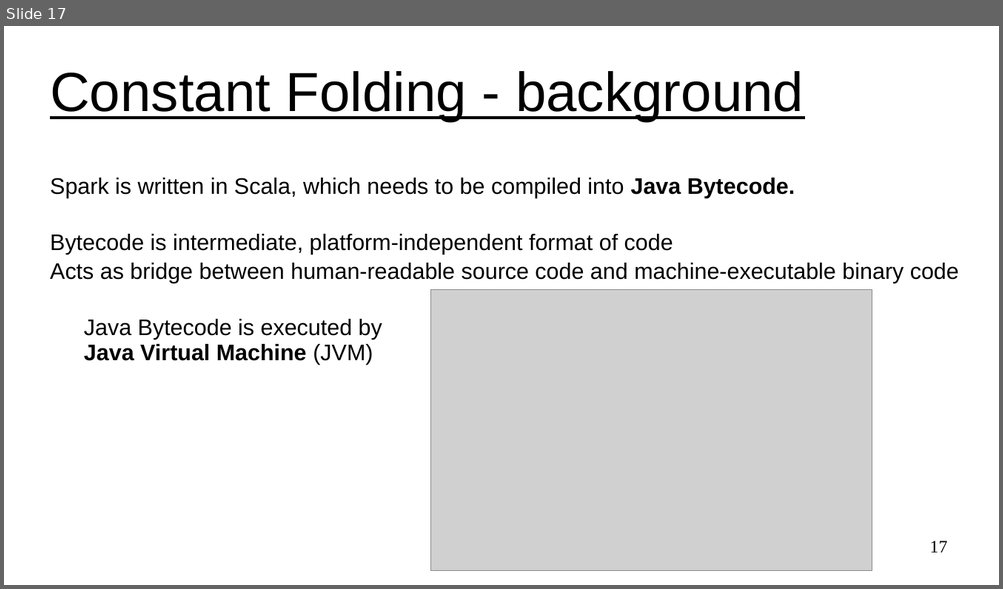
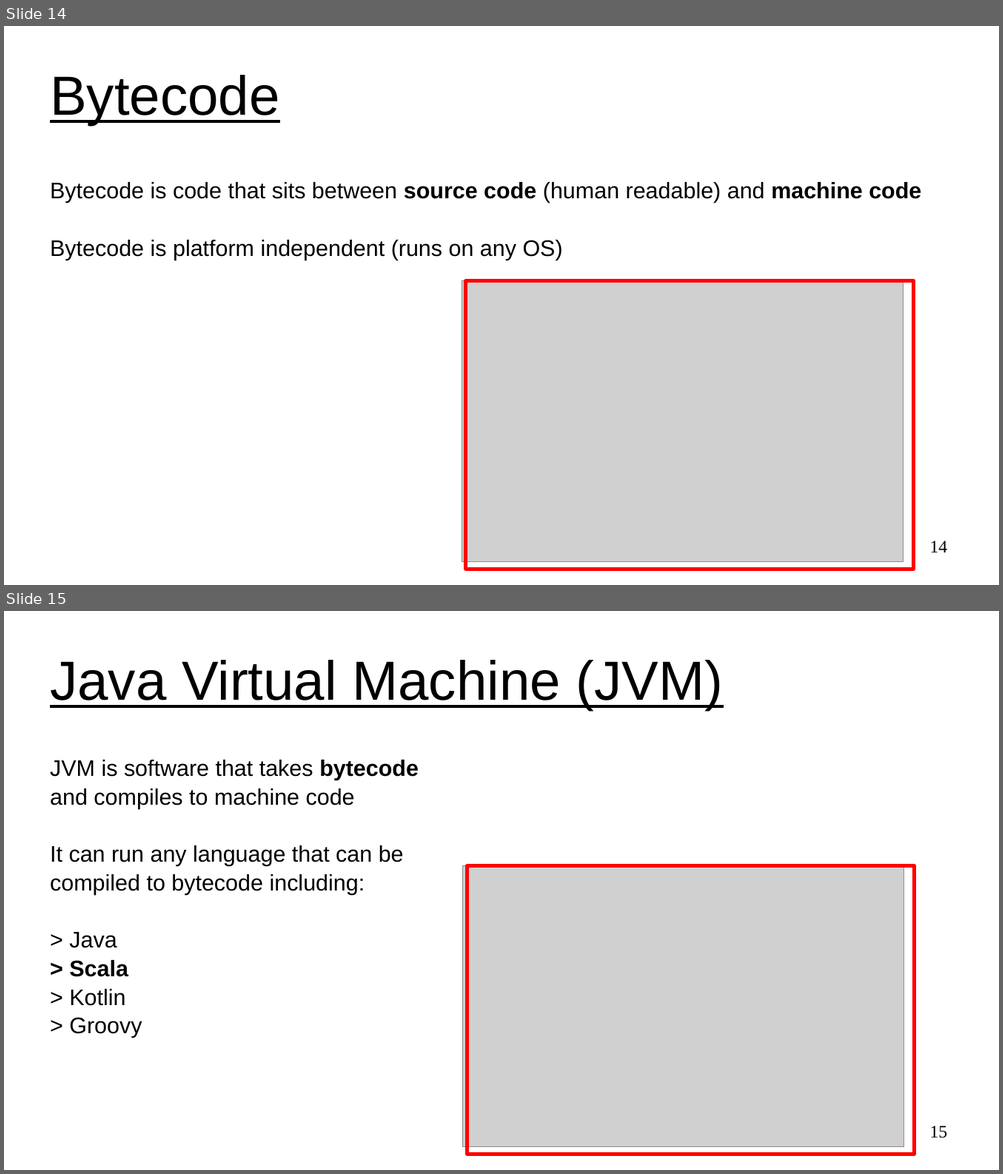
Before and after one commit to UVADS/distributed_computing, a slide deck: 03_dataframes_and_spark_sql/content_catalyst_optimizer/catalyst_optimizer_for_spark_sql.ppt. Shown one above the other, each under a label of ours: slide 17 before the commit, slides 14 and 15 after it. The pictures are 1003x589 and 1003x1174 pixels, drawn with LibreOffice and Linux fonts; fonts in the diff are those of the drawing; grey boxes stand for pictures. Boxes give left, top, right and bottom in pixels: in the first picture for what was removed or moved away, otherwise in the second. Text is boxed around its words. In the diff, an @@ line names an element or a change of style, - is before the commit and + after.

```diff
--- a/03_dataframes_and_spark_sql/content_catalyst_optimizer/catalyst_optimizer_for_spark_sql.ppt
+++ b/03_dataframes_and_spark_sql/content_catalyst_optimizer/catalyst_optimizer_for_spark_sql.ppt
@@ slide 15 added at [4, 611, 999, 1170], background #FFFFFF @@
@@ title added at [50, 660, 723, 710], 44 pt, text #000000, underline @@
+Java Virtual Machine (JVM)
@@ subtitle added at [50, 760, 418, 1038], 18 pt, text #000000 @@
+JVM is software that takes bytecode
+and compiles to machine code
+It can run any language that can be
+compiled to bytecode including:
+> Java
+> Scala
+> Kotlin
+> Groovy
@@ picture added at [463, 866, 904, 1148] @@
@@ rectangle added at [467, 866, 915, 1154], outline #FF0000 2.89 pt @@
@@ page number added at [930, 1126, 948, 1139], 14 pt, text #000000 @@
+15
@@ what was slide 17 is now slide 14 @@
@@ slide 14 changed as well @@
@@ title at [50, 75, 279, 125]: text changed @@
-Constant Folding - background
+Bytecode
@@ subtitle removed at [50, 178, 959, 365] @@
-Spark is written in Scala, which needs to be compiled into Java Bytecode.
-Bytecode is intermediate, platform-independent format of code
-Acts as bridge between human-readable source code and machine-executable binary code
-Java Bytecode is executed by
-Java Virtual Machine (JVM)
@@ subtitle added at [50, 182, 921, 261], 18 pt, text #000000 @@
+Bytecode is code that sits between source code (human readable) and machine code
+Bytecode is platform independent (runs on any OS)
@@ picture: place and size @@
-picture at [431, 289, 872, 571]
+picture at [461, 281, 903, 563]
@@ rectangle added at [466, 281, 913, 569], outline #FF0000 2.89 pt @@
@@ page number at [930, 541, 948, 553]: text changed @@
-17
+14
```
Also in this commit, not shown: 6 other slides changed, 7 other slides added, 3 slides removed.
